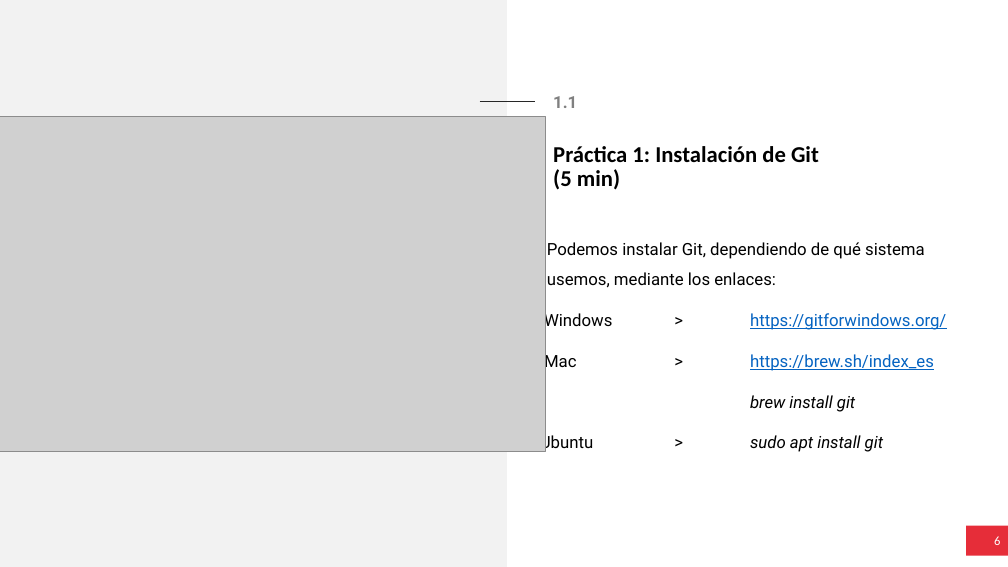
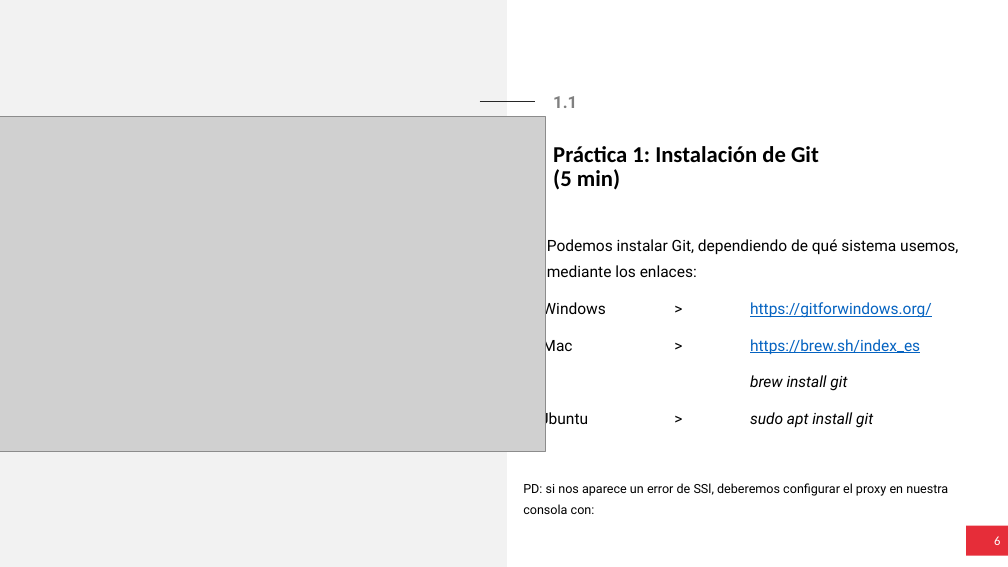
Before and after one commit to izhanh/TV3CloudToolsCourse, a slide deck: slide 6 of 1. Preparación del entorno/1. Preparación del Entorno.pptx. Drawn at 1008x567 pixels with LibreOffice and Linux fonts; fonts in the diff are those of the drawing; grey boxes stand for pictures. Boxes give left, top, right and bottom in pixels: in the first picture for what was removed or moved away, otherwise in the second. Text is boxed around its words. In the diff, an @@ line names an element or a change of style, - is before the commit and + after.

```diff
--- a/1. Preparación del entorno/1. Preparación del Entorno.pptx
+++ b/1. Preparación del entorno/1. Preparación del Entorno.pptx
@@ text at [539, 239, 958, 428]: size 16 to 14.8 pt in "Podemos instalar Git, dependiendo de qué sistema ...", "Windows > https://gitforwindows.org/", "Mac > https://brew.sh/index_es", "brew install git" and 1 more places; line spacing 1.5 to 1.4 @@
@@ text at [523, 483, 948, 514]: paragraph added @@
+PD: si nos aparece un error de SSl, deberemos configurar el proxy en nuestra consola con:
```
Also in this commit, not shown: 2 other slides changed, 4 other files.
